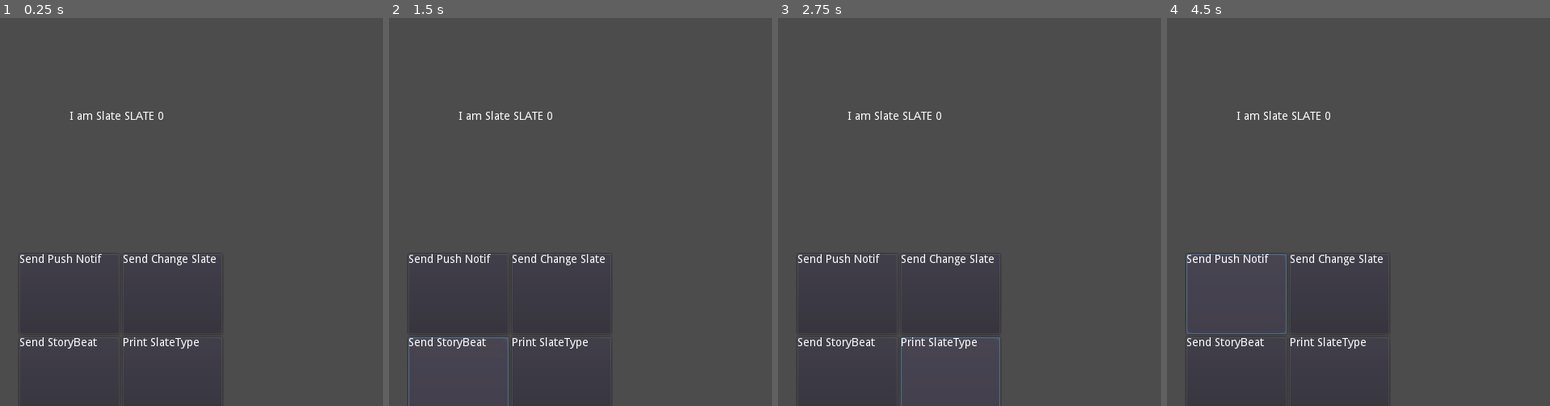
Above: before the commit, frames 1-4 (left to right).
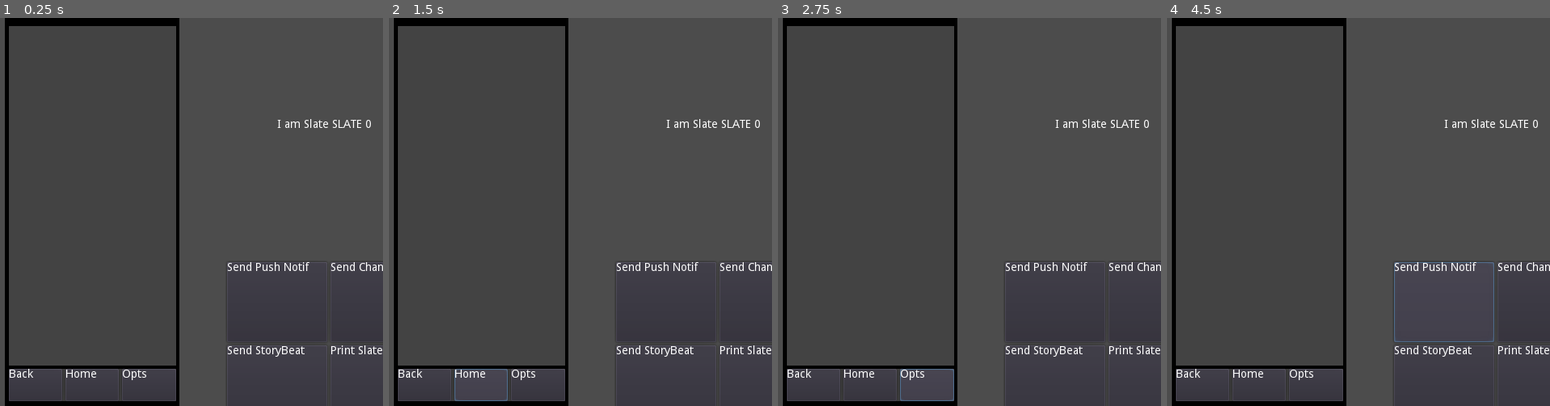
Above: after the commit, the same moments.

Repository: ThomasApplewhite/LexGame
Game: Godot game, scene res://Scripts_Scenes/GameDaemon/GameDaemon.tscn
The game is run twice, just before and just after one commit, with the same random seed, the same clock (stepped at 60 frames per second) and the same inputs. This scene is started directly instead of the project's main scene.
Inputs (mouse positions are in pixels of both pictures, inside the frame that each line leads up to):
- Up to frame 1 (0.25 s): no input
- Up to frame 2 (1.5 s): click (423, 386) at 0.5 s, where only the run after the commit has a clickable "Back"; click (480, 386) at 1.25 s, where only the run after the commit has a clickable "Home"
- Up to frame 3 (2.75 s): click (927, 386) at 2 s, where only the run after the commit has a clickable "Opts"
- Up to frame 4 (4.5 s): click "Send StoryBeat" at 2.75 s; click "Send StoryBeat" at 3.5 s; click "Send Push Notif" at 4.25 s

The runs differ from the first frame. In frame 1, 6.0% of the frame differs, in the area x 1-100%, y 0-100%; in frame 2, 6.1%; in frame 3, 6.1%; in frame 4, 6.3%.
Error in both runs: Invalid call. Nonexistent function 'is_type' in base 'Nil'. (res://Scripts_Scenes/GameDaemon/GameDaemon.gd:21)

Commit message:
Updated Layout of PhoneControl
Also added new fields to PhoneControl.gd to remove literal references to
the ActiveAppSlateControl and InactiveAppSlateControl.

Diff:
--- a/Scripts_Scenes/PhoneScenes/PhoneControl/PhoneControl.gd
+++ b/Scripts_Scenes/PhoneScenes/PhoneControl/PhoneControl.gd
@@ -1,4 +1,9 @@
 extends Control
+
+export(NodePath) var active_app_control_nodepath
+export(NodePath) var inactive_app_control_nodepath
+var active_app_control
+var inactive_app_control
 
 # This is that dict
 export var appslate_path_dict = {}
@@ -21,6 +26,9 @@
 var storybeat_handler_name = "_on_game_story_beat_triggered"
 
 func _ready():
+	active_app_control = get_node(active_app_control_nodepath)
+	inactive_app_control = get_node(inactive_app_control_nodepath)
+
 	initialize_appslates()
 
 func initialize_appslates():
@@ -40,8 +48,8 @@
 	# steps regarding the old current
 	var starting_appslate = appslate_dict[starting_appslate_type]
 	connect_appslate_signals(starting_appslate, false)
-	$InactiveAppSlateControl.remove_child(starting_appslate)
-	$ActiveAppSlateControl.add_child(starting_appslate)
+	inactive_app_control.remove_child(starting_appslate)
+	active_app_control.add_child(starting_appslate)
 	starting_appslate.rect_position = Vector2.ZERO
 	current_appslate = starting_appslate
 
@@ -51,13 +59,13 @@
 	disconnect_appslate_signals(old_appslate, false)
 	connect_appslate_signals(new_appslate, false)
 
-	$InactiveAppSlateControl.remove_child(new_appslate)
-	$ActiveAppSlateControl.remove_child(old_appslate)
+	inactive_app_control.remove_child(new_appslate)
+	active_app_control.remove_child(old_appslate)
 
 	# parent old to inactive
-	$InactiveAppSlateControl.add_child(old_appslate)
+	inactive_app_control.add_child(old_appslate)
 	# parent new to active
-	$ActiveAppSlateControl.add_child(new_appslate)
+	active_app_control.add_child(new_appslate)
 
 	# center new_appslate on its parent
 	# If I understand it correctly, rect_position (0, 0) places the appslate's
--- a/Scripts_Scenes/PhoneScenes/PhoneControl/PhoneControl.tscn
+++ b/Scripts_Scenes/PhoneScenes/PhoneControl/PhoneControl.tscn
@@ -4,56 +4,21 @@
 [ext_resource path="res://Scripts_Scenes/PhoneScenes/AppSlates/DebugAppSlates/TestSlate/TestSlate.tscn" type="PackedScene" id=2]
 
 [node name="PhoneControl" type="Control"]
-anchor_right = 1.0
-anchor_bottom = 1.0
+anchor_left = 0.5
+anchor_top = 0.5
+anchor_right = 0.5
+anchor_bottom = 0.5
+margin_left = -108.0
+margin_top = -240.0
+margin_right = 108.0
+margin_bottom = 240.0
 script = ExtResource( 1 )
+active_app_control_nodepath = NodePath("VisualAssetControl/PhoneBackgroundColorRect/ScreenColorRect/ActiveAppSlateControl")
+inactive_app_control_nodepath = NodePath("InactiveAppSlateControl")
 appslate_path_dict = {
 0: NodePath("InactiveAppSlateControl/TestSlateControl"),
 1: NodePath("InactiveAppSlateControl/TestSlateControl2")
 }
-
-[node name="HBoxContainer" type="HBoxContainer" parent="."]
-margin_left = 302.0
-margin_top = 493.0
-margin_right = 512.0
-margin_bottom = 525.0
-
-[node name="BackButton" type="Button" parent="HBoxContainer"]
-margin_right = 67.0
-margin_bottom = 32.0
-size_flags_horizontal = 3
-
-[node name="Label" type="Label" parent="HBoxContainer/BackButton"]
-margin_right = 40.0
-margin_bottom = 14.0
-text = "Back
-"
-
-[node name="HomeButton" type="Button" parent="HBoxContainer"]
-margin_left = 71.0
-margin_right = 138.0
-margin_bottom = 32.0
-size_flags_horizontal = 3
-
-[node name="Label" type="Label" parent="HBoxContainer/HomeButton"]
-margin_right = 40.0
-margin_bottom = 14.0
-text = "Home
-"
-
-[node name="OptsButton" type="Button" parent="HBoxContainer"]
-margin_left = 142.0
-margin_right = 210.0
-margin_bottom = 32.0
-size_flags_horizontal = 3
-
-[node name="Label" type="Label" parent="HBoxContainer/OptsButton"]
-margin_right = 40.0
-margin_bottom = 14.0
-text = "Opts
-"
-
-[node name="ActiveAppSlateControl" type="Control" parent="."]
 
 [node name="InactiveAppSlateControl" type="Control" parent="."]
 anchor_left = -5.0
@@ -68,6 +33,80 @@
 [node name="TestSlateControl2" parent="InactiveAppSlateControl" instance=ExtResource( 2 )]
 label_name = "SLATE 1"
 
-[connection signal="pressed" from="HBoxContainer/BackButton" to="." method="_on_BackButton_pressed"]
-[connection signal="pressed" from="HBoxContainer/HomeButton" to="." method="_on_HomeButton_pressed"]
-[connection signal="pressed" from="HBoxContainer/OptsButton" to="." method="_on_OptsButton_pressed"]
+[node name="VisualAssetControl" type="Control" parent="."]
+anchor_right = 1.0
+anchor_bottom = 1.0
+
+[node name="PhoneBackgroundColorRect" type="ColorRect" parent="VisualAssetControl"]
+anchor_right = 1.0
+anchor_bottom = 1.0
+color = Color( 0, 0, 0, 1 )
+
+[node name="ScreenColorRect" type="ColorRect" parent="VisualAssetControl/PhoneBackgroundColorRect"]
+anchor_left = 0.5
+anchor_top = 0.5
+anchor_right = 0.5
+anchor_bottom = 0.5
+margin_left = -103.5
+margin_top = -230.0
+margin_right = 103.5
+margin_bottom = 190.0
+color = Color( 0.262745, 0.262745, 0.262745, 1 )
+
+[node name="ActiveAppSlateControl" type="Control" parent="VisualAssetControl/PhoneBackgroundColorRect/ScreenColorRect"]
+anchor_right = 1.0
+anchor_bottom = 1.0
+
+[node name="ButtonColorRect" type="ColorRect" parent="VisualAssetControl/PhoneBackgroundColorRect"]
+anchor_left = 0.5
+anchor_top = 1.0
+anchor_right = 0.5
+anchor_bottom = 1.0
+margin_left = -103.5
+margin_top = -46.0
+margin_right = 103.5
+margin_bottom = -6.0
+color = Color( 0.262745, 0.262745, 0.262745, 1 )
+
+[node name="HBoxContainer" type="HBoxContainer" parent="VisualAssetControl/PhoneBackgroundColorRect/ButtonColorRect"]
+anchor_right = 1.0
+anchor_bottom = 1.0
+
+[node name="BackButton" type="Button" parent="VisualAssetControl/PhoneBackgroundColorRect/ButtonColorRect/HBoxContainer"]
+margin_right = 66.0
+margin_bottom = 40.0
+size_flags_horizontal = 3
+
+[node name="Label" type="Label" parent="VisualAssetControl/PhoneBackgroundColorRect/ButtonColorRect/HBoxContainer/BackButton"]
+margin_right = 40.0
+margin_bottom = 14.0
+text = "Back
+"
+
+[node name="HomeButton" type="Button" parent="VisualAssetControl/PhoneBackgroundColorRect/ButtonColorRect/HBoxContainer"]
+margin_left = 70.0
+margin_right = 136.0
+margin_bottom = 40.0
+size_flags_horizontal = 3
+
+[node name="Label" type="Label" parent="VisualAssetControl/PhoneBackgroundColorRect/ButtonColorRect/HBoxContainer/HomeButton"]
+margin_right = 40.0
+margin_bottom = 14.0
+text = "Home
+"
+
+[node name="OptsButton" type="Button" parent="VisualAssetControl/PhoneBackgroundColorRect/ButtonColorRect/HBoxContainer"]
+margin_left = 140.0
+margin_right = 207.0
+margin_bottom = 40.0
+size_flags_horizontal = 3
+
+[node name="Label" type="Label" parent="VisualAssetControl/PhoneBackgroundColorRect/ButtonColorRect/HBoxContainer/OptsButton"]
+margin_right = 40.0
+margin_bottom = 14.0
+text = "Opts
+"
+
+[connection signal="pressed" from="VisualAssetControl/PhoneBackgroundColorRect/ButtonColorRect/HBoxContainer/BackButton" to="." method="_on_BackButton_pressed"]
+[connection signal="pressed" from="VisualAssetControl/PhoneBackgroundColorRect/ButtonColorRect/HBoxContainer/HomeButton" to="." method="_on_HomeButton_pressed"]
+[connection signal="pressed" from="VisualAssetControl/PhoneBackgroundColorRect/ButtonColorRect/HBoxContainer/OptsButton" to="." method="_on_OptsButton_pressed"]
Not shown, changed: Documentation/Phone/PhoneControl.md
